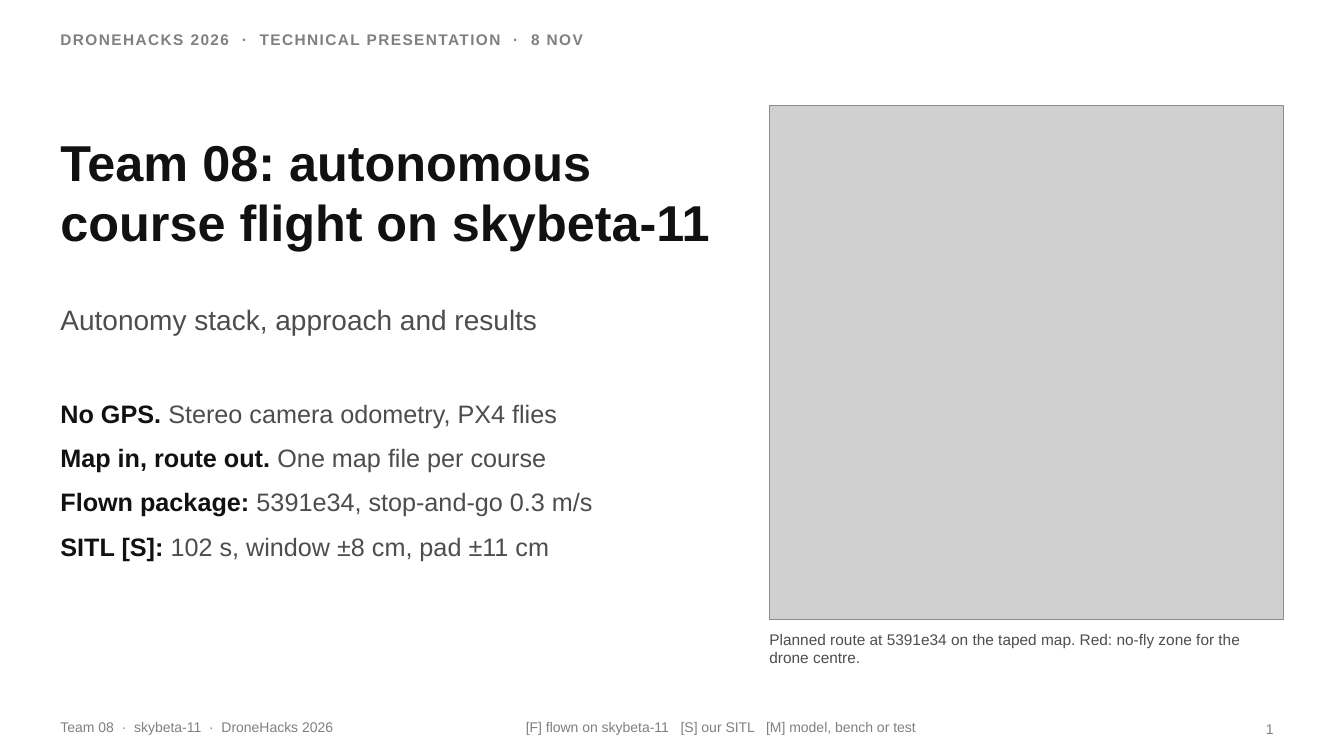
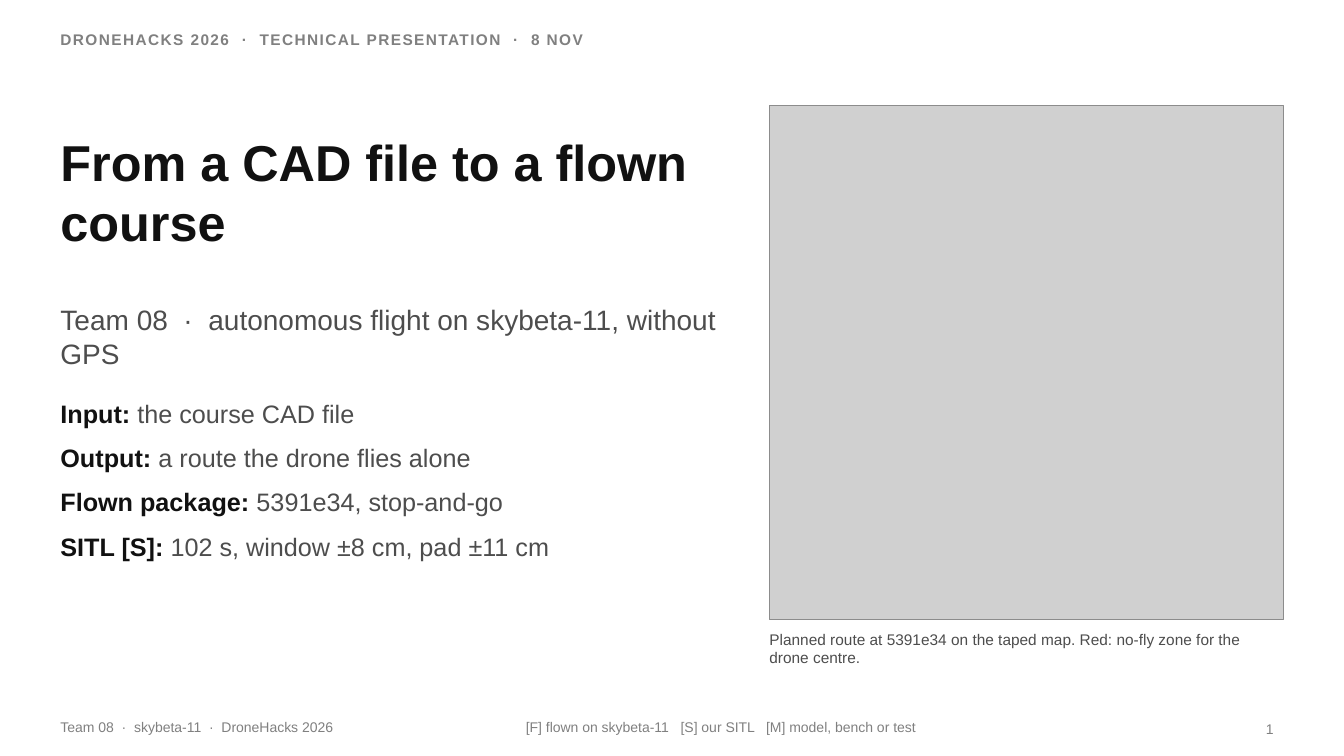
Before and after one commit to moterodiaz/DroneHacks, a slide deck: slide 1 of docs/presentation/DroneHacks-Team08-technical.pptx. Drawn at 1344x756 pixels with LibreOffice and Linux fonts; fonts in the diff are those of the drawing; grey boxes stand for pictures. Boxes give left, top, right and bottom in pixels: in the first picture for what was removed or moved away, otherwise in the second. Text is boxed around its words. In the diff, an @@ line names an element or a change of style, - is before the commit and + after.

```diff
--- a/docs/presentation/DroneHacks-Team08-technical.pptx
+++ b/docs/presentation/DroneHacks-Team08-technical.pptx
@@ text at box(60, 144, 687, 242): text changed @@
-Team 08: autonomous course flight on skybeta-11
+From a CAD file to a flown course
@@ text at box(60, 309, 716, 365): text changed @@
-Autonomy stack, approach and results
+Team 08 · autonomous flight on skybeta-11, without GPS
@@ text at box(60, 404, 503, 517): text changed @@
-• No GPS. Stereo camera odometry, PX4 flies
-• Map in, route out. One map file per course
-• Flown package: 5391e34, stop-and-go 0.3 m/s
+• Input: the course CAD file
+• Output: a route the drone flies alone
+• Flown package: 5391e34, stop-and-go
```
Also in this commit, not shown: 5 other slides changed, 4 slides added, 3 slides removed, 2 other files.
